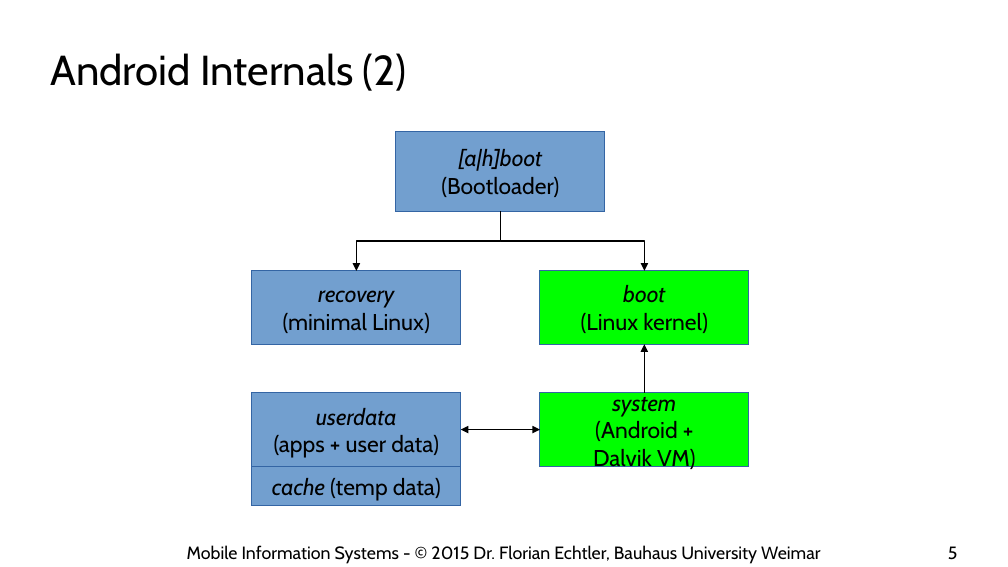
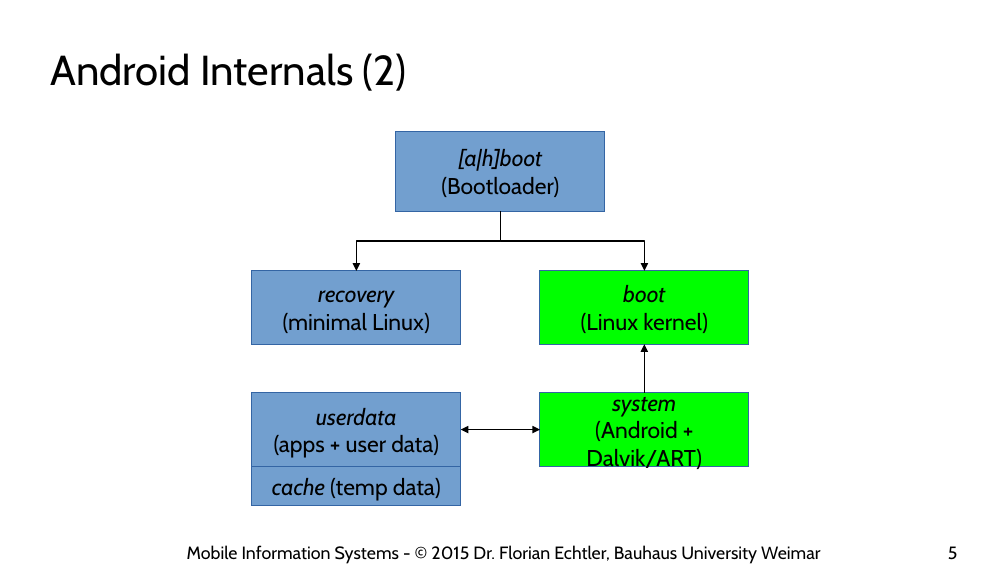
Before and after one commit to floe/mobile-information-systems, a slide deck: slide 5 of 10-android-internals.odp. Drawn at 1008x567 pixels with LibreOffice and Linux fonts; fonts in the diff are those of the drawing; background and template pictures are left out. Boxes give left, top, right and bottom in pixels: in the first picture for what was removed or moved away, otherwise in the second. Text is boxed around its words. In the diff, an @@ line names an element or a change of style, - is before the commit and + after.

```diff
--- a/10-android-internals.odp
+++ b/10-android-internals.odp
@@ text in rectangle at [586, 449, 702, 472]: text changed @@
-Dalvik VM)
+Dalvik/ART)
```
Also in this commit, not shown: 5 other slides changed, 2 other files.
